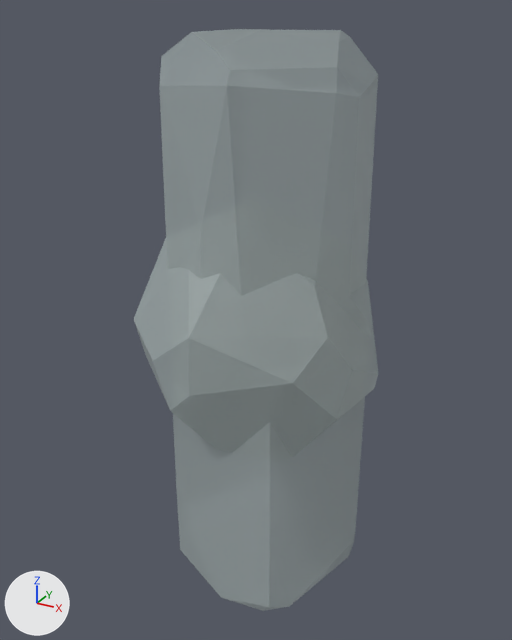
The FBX model src/Client/Resources/FBX/Models/GimmicksRAW.fbx, before and after one commit.
Both versions are drawn from a 50 mm camera at (1.022, -1.934, 0.987) aimed at (-0.027, -0.028, 0.034). Arrows for +X, +Y and +Z are at lower left; the lights stay in place. Where no turn or scale is listed for an object, it has been applied to the vertices.

Names of what the first picture shows: 'SM_Env_Rock_Pillar_04', 'SM_Env_Rock_Round_03'.
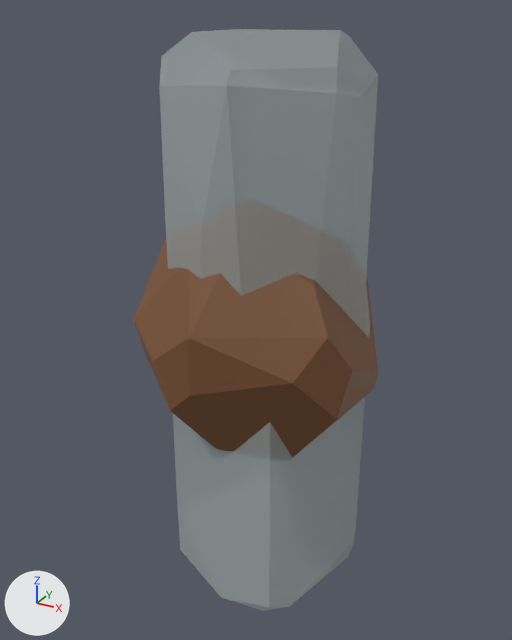
Where the change shows, as pixel boxes (x1, y1, x2, y2) in the pictures (512 x 640 px):
```json
{"object": "SM_Env_Rock_Round_03", "change": "recoloured", "before": [134, 238, 378, 457], "after": [134, 238, 378, 457], "on screen": "grey to brown"}
```

Edits to the scene script, one JSON object a line:
```json
{"op": "add", "block": "img_mi_candle_stands_normal_png", "code": ["img_mi_candle_stands_normal_png = load_image('MI_Candle_Stands_Normal.png', 'MI_Candle_Stands_Normal.png', 1024, 1024, 'Non-Color')"]}
{"op": "add", "block": "img_mi_candle_stands_basecolor_png", "code": ["img_mi_candle_stands_basecolor_png = load_image('MI_Candle_Stands_BaseColor.png', 'MI_Candle_Stands_BaseColor.png', 1024, 1024, 'sRGB')"]}
{"op": "add", "block": "mat_mi_candle_stands", "code": ["mat_mi_candle_stands = bpy.data.materials.new('MI_Candle_Stands')", "# uses the picture img_mi_candle_stands_basecolor_png", "# uses the picture img_mi_candle_stands_normal_png"]}
{"block": "me_sm_env_rock_round_03", "where": "me_sm_env_rock_round_03.from_pydata(...)  # 48 vertices, 92 faces; spans x -0.412..0.413, y -0.429..0.369, z -0.44..0.446"}
{"op": "remove", "block": "me_sm_env_rock_round_03", "code": "me_sm_env_rock_round_03.materials.append(mat_mi_rock)"}
{"op": "add", "block": "me_sm_env_rock_round_03", "code": "me_sm_env_rock_round_03.materials.append(mat_mi_candle_stands)"}
```
